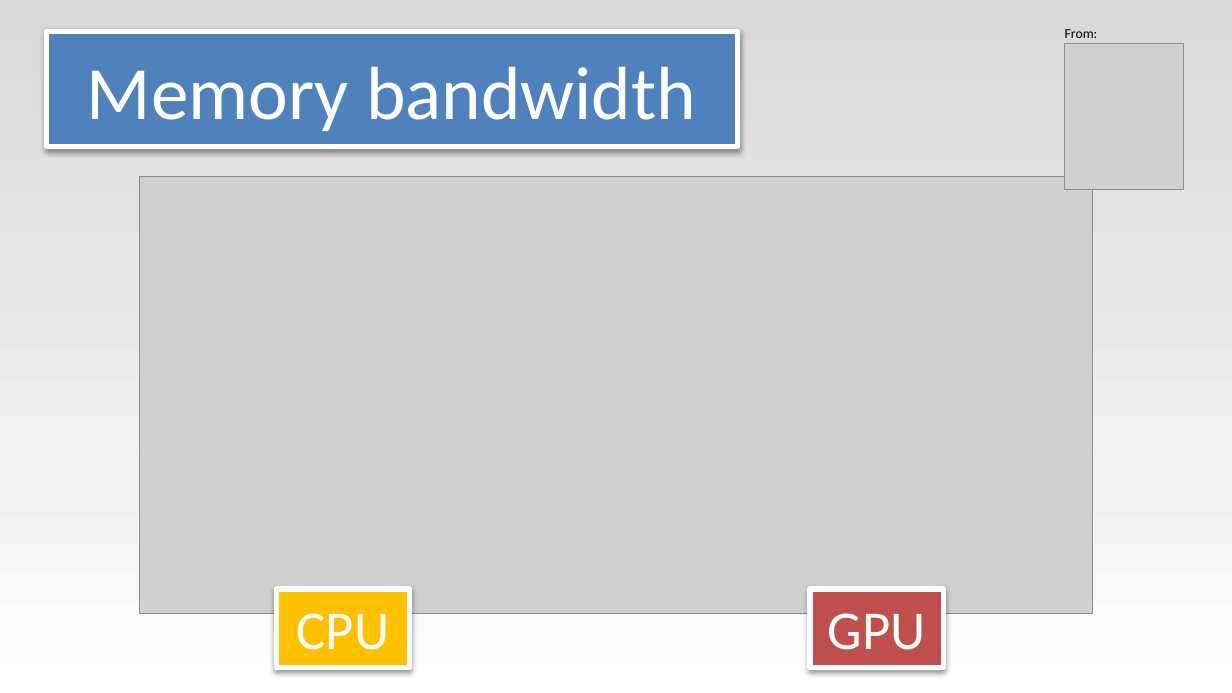
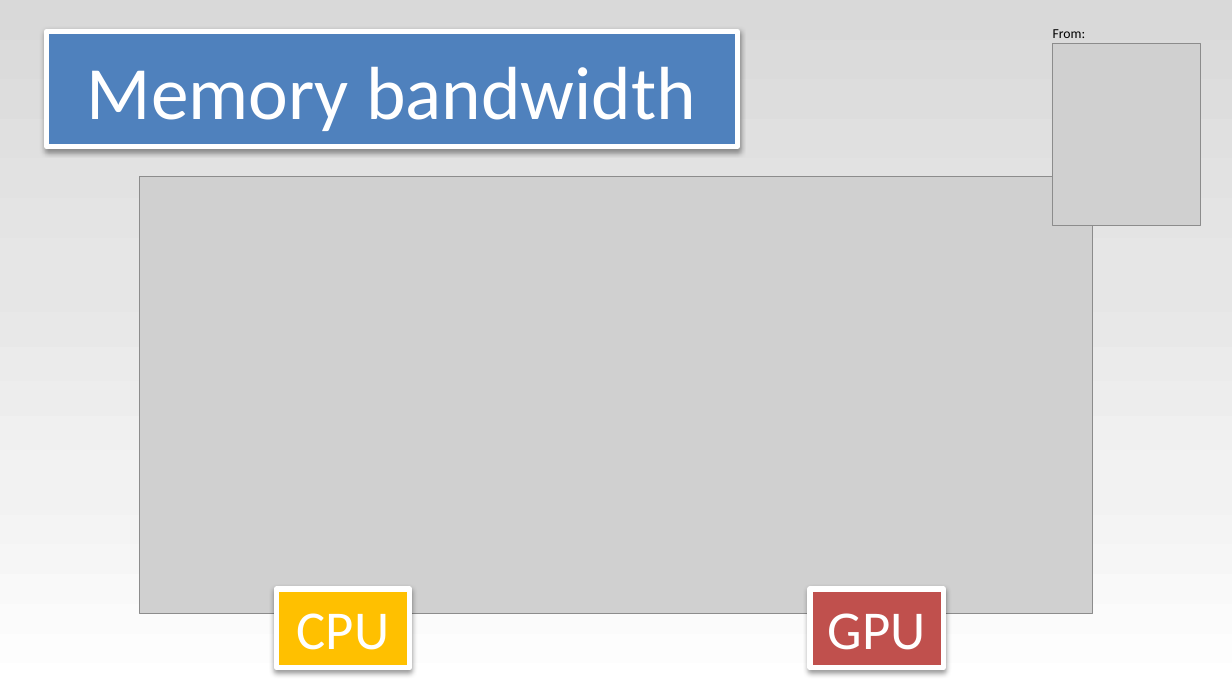
Before and after one commit to bernhardmgruber/bachelor_thesis, a slide deck: slide 3 of presentations/BAS_2/OpenCL.pptx. Drawn at 1232x693 pixels with LibreOffice and Linux fonts; fonts in the diff are those of the drawing; grey boxes stand for pictures. Boxes give left, top, right and bottom in pixels: in the first picture for what was removed or moved away, otherwise in the second. Text is boxed around its words. In the diff, an @@ line names an element or a change of style, - is before the commit and + after.

```diff
--- a/presentations/BAS_2/OpenCL.pptx
+++ b/presentations/BAS_2/OpenCL.pptx
@@ text "From:": place and size @@
-text "From:" at [1065, 29, 1098, 38]
+text "From:" at [1053, 29, 1086, 38]
@@ picture: place and size @@
-picture at [1064, 43, 1183, 190]
+picture at [1052, 43, 1200, 225]
```
Also in this commit, not shown: 1 other slide changed.
